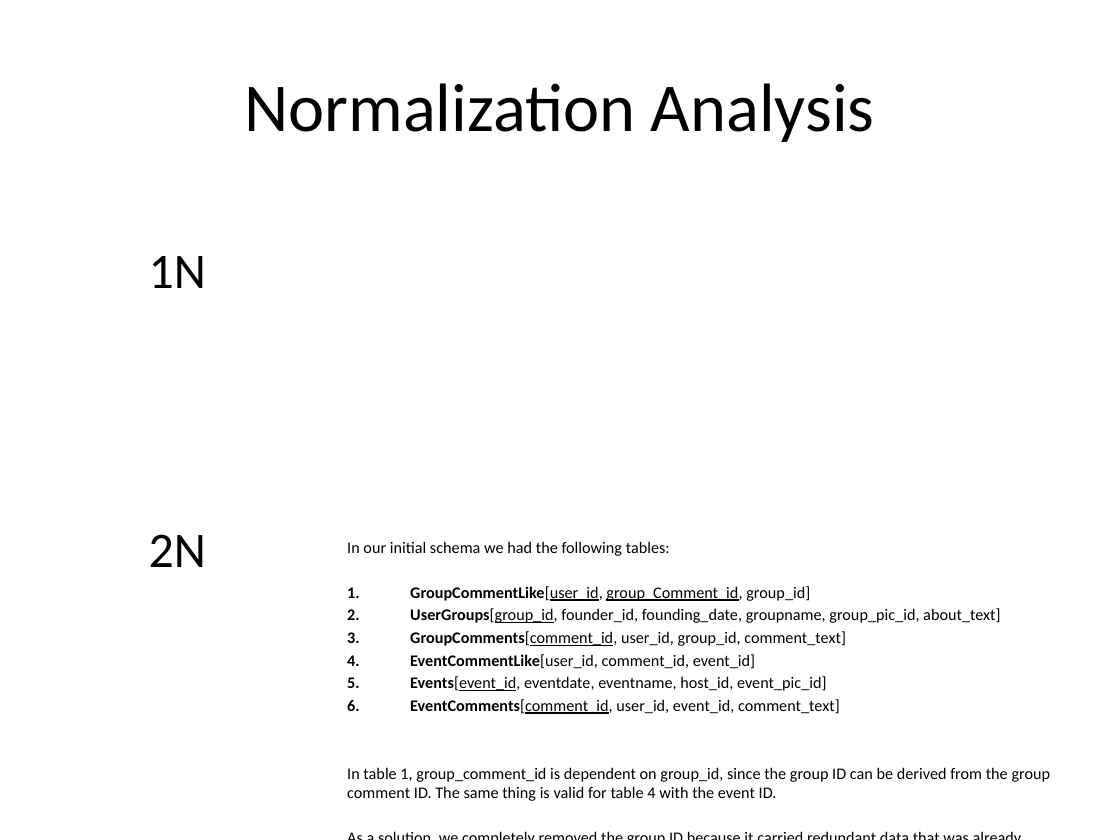
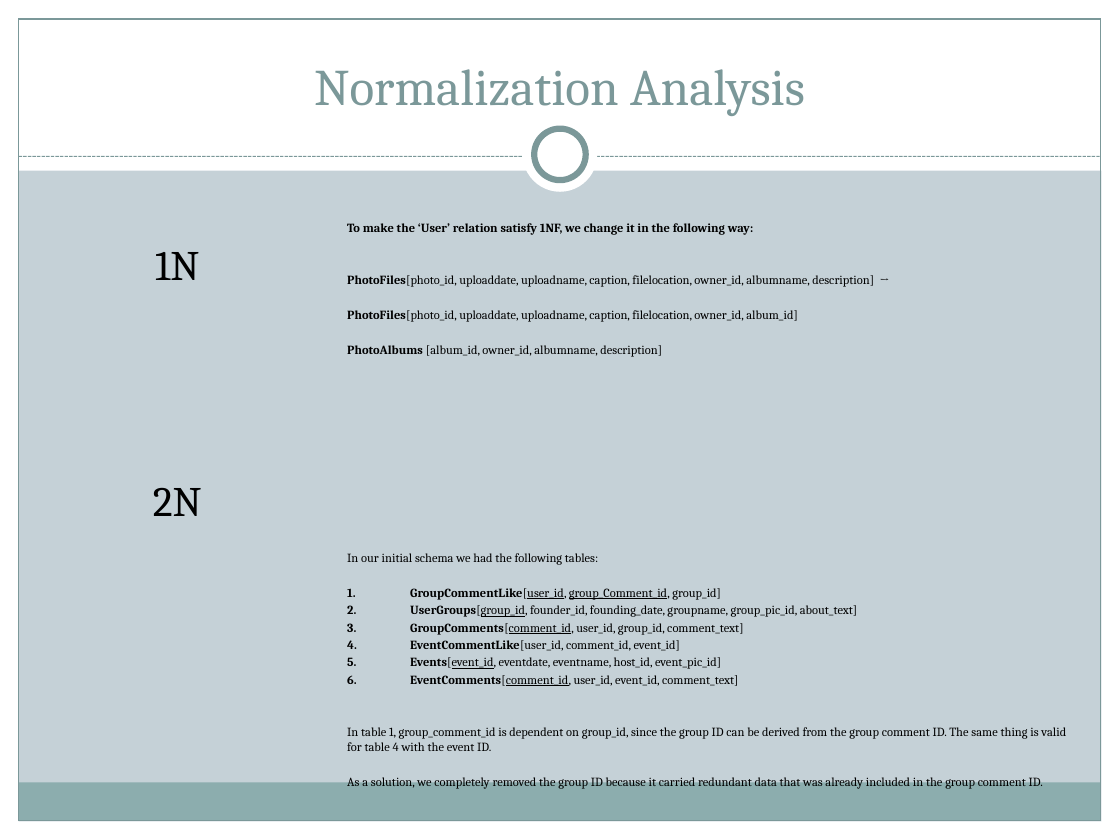
Before and after one commit to gwalda19/hairy-wookie, a slide deck: slide 10 of Minibase/FinalProject/FinalPresentation.pptx. Drawn at 1120x840 pixels with LibreOffice and Linux fonts; fonts in the diff are those of the drawing. Boxes give left, top, right and bottom in pixels: in the first picture for what was removed or moved away, otherwise in the second. Text is boxed around its words. In the diff, an @@ line names an element or a change of style, - is before the commit and + after.

Commit message:
updated powerpoint

```diff
--- a/Minibase/FinalProject/FinalPresentation.pptx
+++ b/Minibase/FinalProject/FinalPresentation.pptx
@@ background #FFFFFF to #C5D1D7 @@
@@ rectangle added at bbox=[0, 0, 1120, 170], fill #FFFFFF @@
@@ rectangle added at bbox=[0, 0, 19, 840], fill #FFFFFF @@
@@ rectangle added at bbox=[19, 19, 1101, 821], outline #7C999A 0.75 pt @@
@@ title "Normalization Analysis": place and size @@
-title "Normalization Analysis" at bbox=[245, 83, 875, 142]
+title "Normalization Analysis" at bbox=[314, 69, 805, 116]
@@ title "Normalization Analysis" at bbox=[314, 69, 805, 116]: size 44 to 33 pt, font Calibri to Cambria, text colour #000000 to #7C999A; vertical alignment middle to bottom @@
@@ rectangle added at bbox=[1101, 0, 1120, 840], fill #FFFFFF @@
@@ ellipse added at bbox=[523, 118, 598, 193], fill #FFFFFF @@
@@ ellipse added at bbox=[534, 129, 586, 180], fill #FFFFFF, outline #7C999A 4 pt @@
@@ line added from (19, 157) to (1101, 157), #7C999A 0.75 pt dashed @@
@@ text "1N" at bbox=[153, 252, 202, 516]: size 32 to 27 pt, font Calibri to Cambria; less space between paragraphs @@
@@ text at bbox=[347, 223, 874, 357]: paragraphs added @@
+To make the ‘User’ relation satisfy 1NF, we change it in the following way:
+PhotoFiles[photo_id, uploaddate, uploadname, caption, filelocation, owner_id, albumname, description] →
+PhotoFiles[photo_id, uploaddate, uploadname, caption, filelocation, owner_id, album_id]
+PhotoAlbums [album_id, owner_id, albumname, description]
@@ text at bbox=[347, 553, 1066, 789]: size 10.4 to 8 pt, font Calibri to Cambria in "In our initial schema we had the ...", "GroupCommentLike[user_id, group_Comment_id, group_id]", "UserGroups[group_id, founder_id, founding_date, groupname, g ...", "GroupComments[comment_id, user_id, group_id, comment_text]" and 5 more places @@
@@ rectangle added at bbox=[18, 783, 1100, 821], fill #8CADAE @@
@@ rectangle added at bbox=[0, 821, 1120, 840], fill #FFFFFF @@
```
Also in this commit, not shown: 12 other slides changed, 8 slides added, 6 slides removed.
